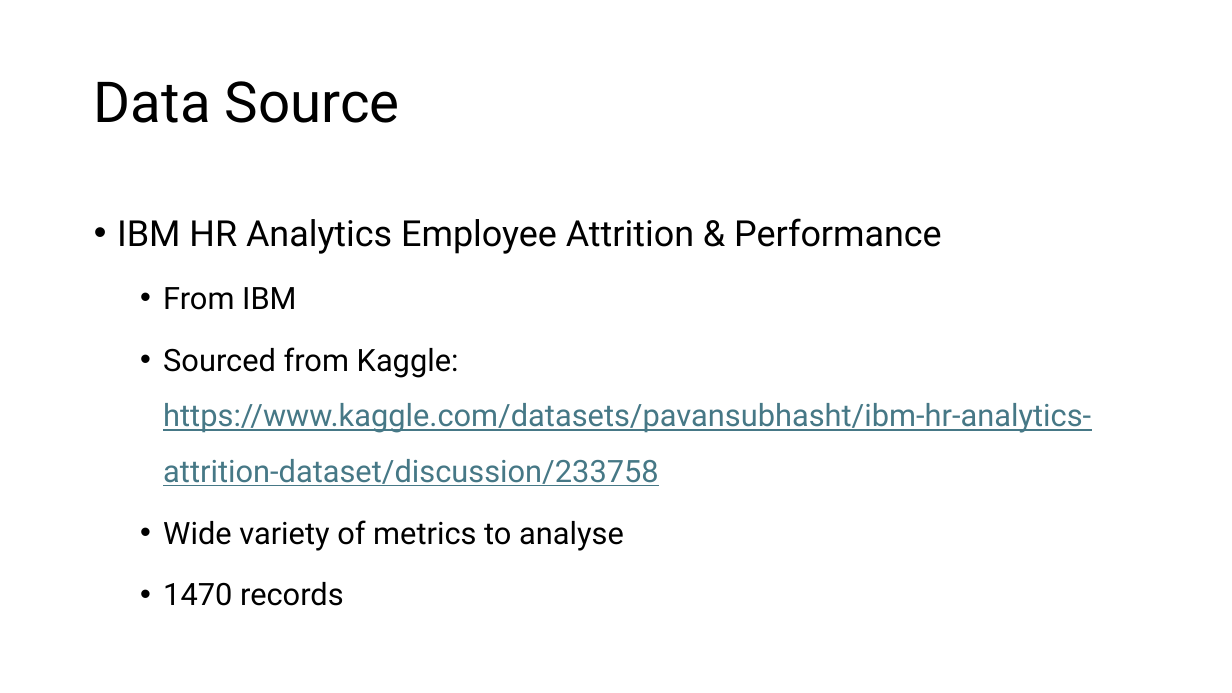
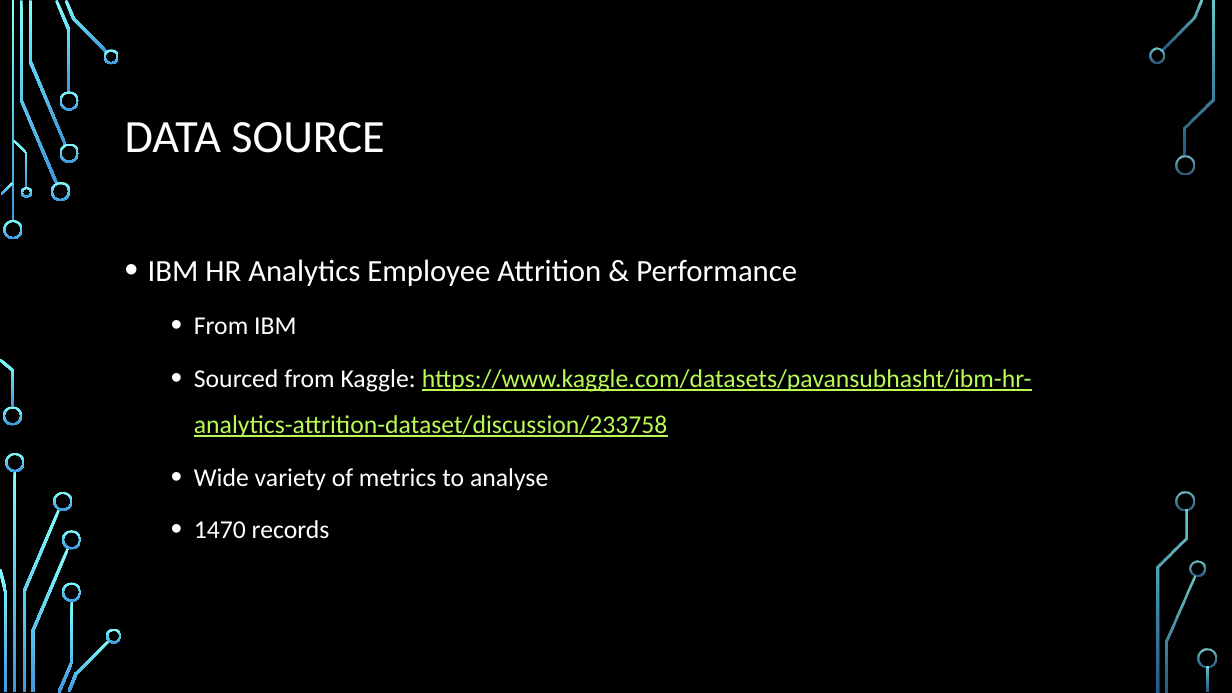
Before and after one commit to ddaniel2024/Project-4, a slide deck: slide 3 of Employee Attrition Prediction Presentation.pptx. Drawn at 1232x693 pixels with LibreOffice and Linux fonts; fonts in the diff are those of the drawing; background and template pictures are left out. Boxes give left, top, right and bottom in pixels: in the first picture for what was removed or moved away, otherwise in the second. Text is boxed around its words. In the diff, an @@ line names an element or a change of style, - is before the commit and + after.

```diff
--- a/Employee Attrition Prediction Presentation.pptx
+++ b/Employee Attrition Prediction Presentation.pptx
@@ background #FFFFFF to picture (left out) @@
@@ title at <box>125,122,384,153</box>: text changed; size 44 to 36 pt; font Roboto to Calibri; text colour #000000 to #FFFFFF @@
-Data Source
+DATA SOURCE
@@ text "IBM HR Analytics Employee Attrition ...": place and size @@
-text "IBM HR Analytics Employee Attrition ..." at <box>117,218,1091,606</box>
+text "IBM HR Analytics Employee Attrition ..." at <box>148,259,1032,538</box>
@@ text "IBM HR Analytics Employee Attrition ..." at <box>148,259,1032,538</box>: size 28 to 24 pt in "IBM HR Analytics Employee Attrition & Performance"; font Roboto to Calibri; text colour #000000 to #FFFFFF in "IBM HR Analytics Employee Attrition & Performance", "From IBM", "Sourced from Kaggle:", "Wide variety of metrics to analyse" and 1 more places; size 24 to 20 pt in "From IBM", "Sourced from Kaggle: https://www.kaggle.com/datasets/pavansu ...", "Wide variety of metrics to analyse", "1470 records"; text colour #467886 to #B8FA56 in "https://www.kaggle.com/datasets/pavansubhasht/ibm-hr-analyti ..." @@
@@ group added at <box>0,0,1217,693</box>: 33 freeform shapes, 3 rectangles @@
```
Also in this commit, not shown: 13 other slides changed, 4 slides added, 2 slides removed, 1 other file.
